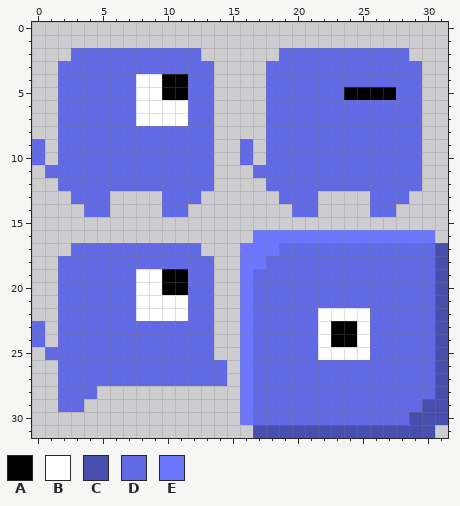
A pixel-art sprite gets an edit: Assets/Textures/square.png. Above, as it was before the edit.
The file is 32x32 pixels.
Palette (. is transparent): A #000000  B #ffffff  C #484eae  D #6269e4  E #6d76fe
Pixels before, first column x 0:
 2 ...DDDDDDDDDD......DDDDDDDDDD...
 3 ..DDDDDDDDDDDD....DDDDDDDDDDDD..
 4 ..DDDDDDBBAADD....DDDDDDDDDDDD..
 5 ..DDDDDDBBAADD....DDDDDDAAAADD..
 6 ..DDDDDDBBBBDD....DDDDDDDDDDDD..
 7 ..DDDDDDBBBBDD....DDDDDDDDDDDD..
 8 ..DDDDDDDDDDDD....DDDDDDDDDDDD..
 9 D.DDDDDDDDDDDD..D.DDDDDDDDDDDD..
10 D.DDDDDDDDDDDD..D.DDDDDDDDDDDD..
11 .DDDDDDDDDDDDD...DDDDDDDDDDDDD..
12 ..DDDDDDDDDDDD....DDDDDDDDDDDD..
13 ...DDD....DDD......DDD....DDD...
14 ....DD....DD........DD....DD....
15 ................................
16 .................EEEEEEEEEEEEEE.
17 ...DDDDDDDDDD...EEEDDDDDDDDDDDDC
18 ..DDDDDDDDDDDD..EEDDDDDDDDDDDDDC
19 ..DDDDDDBBAADD..EDDDDDDDDDDDDDDC
20 ..DDDDDDBBAADD..EDDDDDDDDDDDDDDC
21 ..DDDDDDBBBBDD..EDDDDDDDDDDDDDDC
22 ..DDDDDDBBBBDD..EDDDDDBBBBDDDDDC
23 D.DDDDDDDDDDDD..EDDDDDBAABDDDDDC
24 D.DDDDDDDDDDDD..EDDDDDBAABDDDDDC
25 .DDDDDDDDDDDDD..EDDDDDBBBBDDDDDC
26 ..DDDDDDDDDDDDD.EDDDDDDDDDDDDDDC
27 ..DDDDDDDDDDDDD.EDDDDDDDDDDDDDDC
28 ..DDD...........EDDDDDDDDDDDDDDC
29 ..DD............EDDDDDDDDDDDDDCC
30 ................EDDDDDDDDDDDDCCC
31 .................CCCCCCCCCCCCCC.
New version:
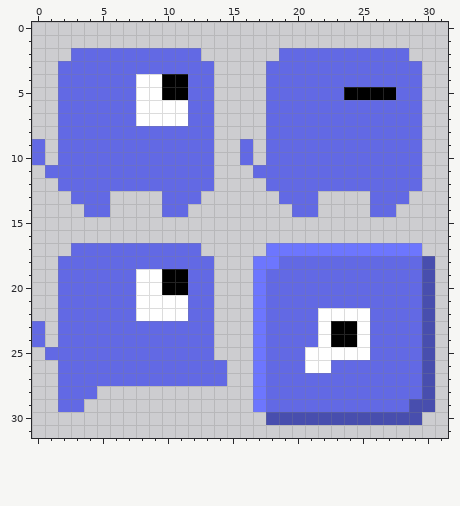
The exact change:
y 16: x 17..30 EEEEEEEEEEEEEE -> ..............
y 17: x 16..17 EE -> ..; x 19..31 DDDDDDDDDDDDC -> EEEEEEEEEEE..
y 18: x 16 E -> .; x 18 D -> E; x 30..31 DC -> C.
y 19..24: x 16..17 ED -> .E; x 30..31 DC -> C.
y 25: x 16..17 ED -> .E; x 21 D -> B; x 30..31 DC -> C.
y 26: x 16..17 ED -> .E; x 21..22 DD -> BB; x 30..31 DC -> C.
y 27..28: x 16..17 ED -> .E; x 30..31 DC -> C.
y 29: x 16..17 ED -> .E; x 29 D -> C; x 31 C -> .
y 30: x 16..28 EDDDDDDDDDDDD -> ..CCCCCCCCCCC; x 30..31 CC -> ..
y 31: x 17..30 CCCCCCCCCCCCCC -> ..............
Pixel boxes of the changes (left, top, right, bottom) in both pictures:
changed: (240, 230, 448, 438)
